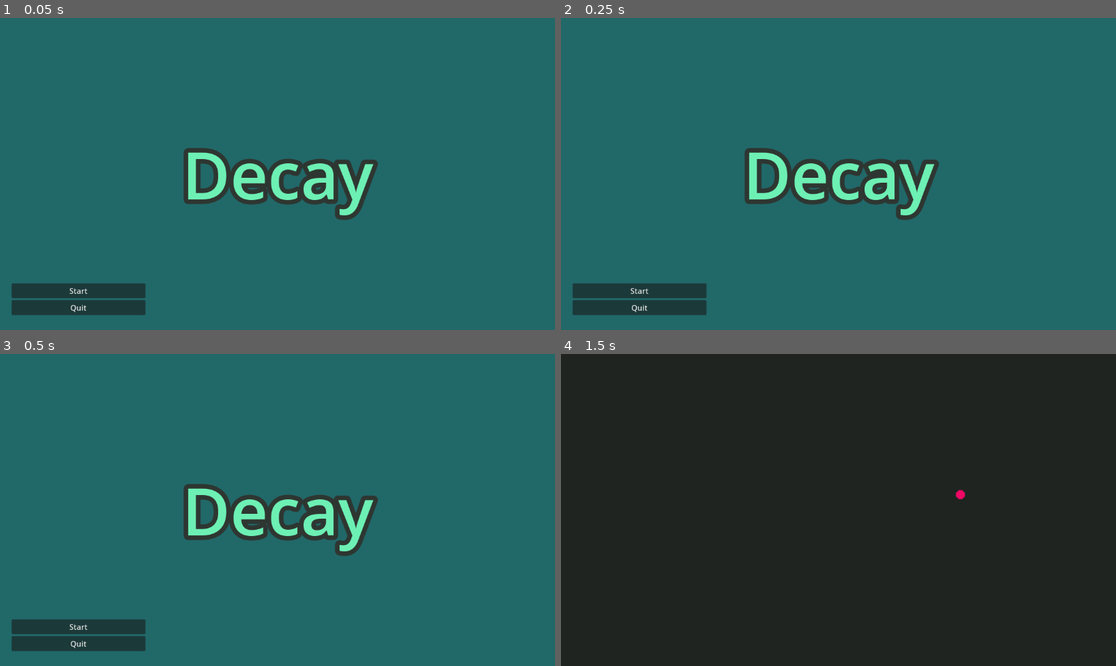
Above: before the commit, frames 1-4 (two rows, left to right).
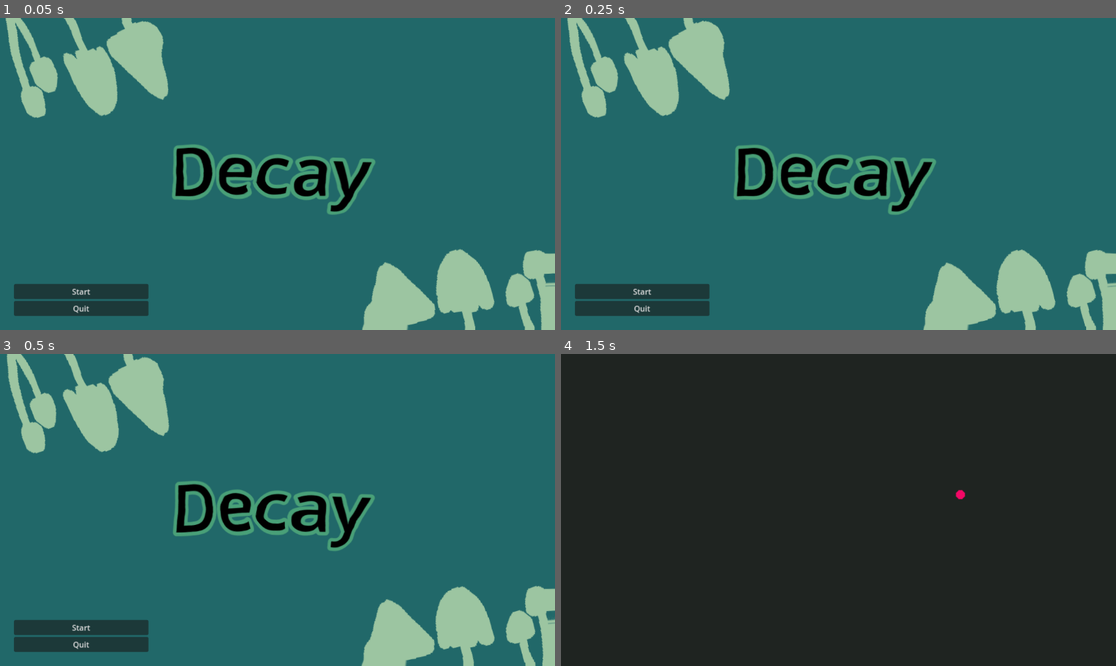
Above: after the commit, the same moments.

Repository: Alpha-Hotel/GameJamJan24
Game: Godot game, scene res://Scenes/menu.tscn
Same seed, same stepped clock (60 frames per second), same inputs: the game is played once before the commit and once after it.
Inputs (mouse positions are in pixels of both pictures, inside the frame that each line leads up to):
- Up to frame 1 (0.05 s): no input
- Up to frame 2 (0.25 s): no input
- Up to frame 3 (0.5 s): no input
- Up to frame 4 (1.5 s): click "Start" at 0.5 s; tap Enter at 1.25 s; move the mouse to (960, 494) at 1.27 s; click (960, 494) at 1.35 s

The runs differ from the first frame. In frame 1, 16% of the frame differs, in the area x 1-100%, y 0-100%; in frame 2, 16%; in frame 3, 16%; in frame 4, nothing differs.

Commit message:
added cool shader effect to main menu, easily replicatable for other scenes. added some hsitty mushroom sprites that ill be remaking and making look nicer later.

Diff:
--- /dev/null
+++ b/Scenes/menu.gdshader
@@ -0,0 +1,21 @@
+shader_type canvas_item;
+
+uniform sampler2D SCREEN_TEXTURE : hint_screen_texture, filter_linear_mipmap;
+//uniform float scale : hint_range(0.1, 10) = 1.0;
+uniform sampler2D distortionTexture;
+
+void fragment() {
+
+	//vec4 pixelColor = texture(TEXTURE, UV * scale);
+	//COLOR = pixelColor;
+	//COLOR.rgb = COLOR.grb;
+	vec2 distortedUV = SCREEN_UV + texture(distortionTexture, UV).g * 0.03;
+	vec4 screenColor = texture(SCREEN_TEXTURE, distortedUV);
+	COLOR = screenColor;
+
+}
+
+//void light() {
+	// Called for every pixel for every light affecting the CanvasItem.
+	// Uncomment to replace the default light processing function with this one.
+//}
--- a/Scenes/menu.tscn
+++ b/Scenes/menu.tscn
@@ -1,62 +1,88 @@
-[gd_scene load_steps=4 format=3 uid="uid://oxau8xdy63ty"]
+[gd_scene load_steps=11 format=3 uid="uid://oxau8xdy63ty"]
 
 [ext_resource type="Script" path="res://Scenes/menu.gd" id="1_bbhou"]
+[ext_resource type="Shader" path="res://Scenes/menu.gdshader" id="1_p0jvd"]
 [ext_resource type="AudioStream" uid="uid://cei5o8xbl1buc" path="res://audio/main theme.wav" id="2_t5ueb"]
+[ext_resource type="Texture2D" uid="uid://c6v53cvyj78qo" path="res://Scenes/mushrooms_w_trans.png" id="3_p4xxn"]
+[ext_resource type="Texture2D" uid="uid://cc5xvjn1rnywc" path="res://Scenes/main menu image.png" id="4_6th6e"]
+[ext_resource type="Script" path="res://Scenes/texturelayer.gd" id="4_g2lq1"]
 
-[sub_resource type="Environment" id="Environment_pssit"]
-background_mode = 1
-background_color = Color(0.129412, 0.407843, 0.411765, 1)
-background_energy_multiplier = 1.18
-ambient_light_color = Color(1, 1, 1, 1)
-glow_enabled = true
-glow_intensity = 1.89
-glow_strength = 1.06
-glow_hdr_threshold = 1.5
+[sub_resource type="ShaderMaterial" id="ShaderMaterial_46dd8"]
+shader = ExtResource("1_p0jvd")
+
+[sub_resource type="FastNoiseLite" id="FastNoiseLite_6uui4"]
+frequency = 0.016
+fractal_octaves = 8
+fractal_lacunarity = 3.0
+fractal_weighted_strength = 1.0
+
+[sub_resource type="NoiseTexture2D" id="NoiseTexture2D_uqmnj"]
+resource_local_to_scene = true
+noise = SubResource("FastNoiseLite_6uui4")
+
+[sub_resource type="ShaderMaterial" id="ShaderMaterial_msq1n"]
+shader = ExtResource("1_p0jvd")
+shader_parameter/distortionTexture = SubResource("NoiseTexture2D_uqmnj")
 
 [node name="Menu" type="Control"]
+material = SubResource("ShaderMaterial_46dd8")
 layout_mode = 3
 anchors_preset = 15
 anchor_right = 1.0
 anchor_bottom = 1.0
 grow_horizontal = 2
 grow_vertical = 2
+scale = Vector2(1.00357, 1.0028)
 script = ExtResource("1_bbhou")
 
-[node name="WorldEnvironment" type="WorldEnvironment" parent="."]
-environment = SubResource("Environment_pssit")
-
 [node name="Label" type="Label" parent="."]
-modulate = Color(1.5, 1.5, 1.5, 1)
 layout_mode = 1
 anchors_preset = 8
 anchor_left = 0.5
 anchor_top = 0.5
 anchor_right = 0.5
 anchor_bottom = 0.5
-offset_left = -198.5
-offset_top = -93.0
-offset_right = 198.5
-offset_bottom = 93.0
+offset_left = -208.314
+offset_top = -94.6419
+offset_right = 200.686
+offset_bottom = 98.358
 grow_horizontal = 2
 grow_vertical = 2
-theme_type_variation = &"HeaderLarge"
-theme_override_colors/font_color = Color(0.286275, 0.627451, 0.470588, 1)
-theme_override_colors/font_outline_color = Color(0.121569, 0.141176, 0.129412, 1)
-theme_override_constants/outline_size = 38
-theme_override_font_sizes/font_size = 136
-text = "Decay
-"
-horizontal_alignment = 1
+theme_override_colors/font_color = Color(0, 0, 0, 1)
+theme_override_colors/font_shadow_color = Color(0.286275, 0.627451, 0.470588, 1)
+theme_override_colors/font_outline_color = Color(0.286275, 0.627451, 0.470588, 1)
+theme_override_constants/outline_size = 30
+theme_override_font_sizes/font_size = 140
+text = "Decay"
+
+[node name="Sprite2D2" type="Sprite2D" parent="."]
+position = Vector2(144.484, 21.9386)
+rotation = 2.77836
+scale = Vector2(0.603744, 1.02891)
+texture = ExtResource("3_p4xxn")
+
+[node name="Sprite2D" type="Sprite2D" parent="."]
+position = Vector2(1016.37, 667.133)
+rotation = -0.24177
+scale = Vector2(0.737179, 0.953936)
+texture = ExtResource("3_p4xxn")
+
+[node name="texturelayer" type="Sprite2D" parent="."]
+material = SubResource("ShaderMaterial_msq1n")
+position = Vector2(526.12, 315.118)
+scale = Vector2(4.84992, 5.04512)
+texture = ExtResource("4_6th6e")
+script = ExtResource("4_g2lq1")
 
 [node name="VBoxContainer" type="VBoxContainer" parent="."]
 layout_mode = 1
 anchors_preset = 2
 anchor_top = 1.0
 anchor_bottom = 1.0
-offset_left = 24.0
-offset_top = -97.0
-offset_right = 302.0
-offset_bottom = 8.0
+offset_left = 28.8967
+offset_top = -96.5434
+offset_right = 306.897
+offset_bottom = 8.4566
 grow_vertical = 0
 
 [node name="start_button" type="Button" parent="VBoxContainer"]
--- /dev/null
+++ b/Scenes/texturelayer.gd
@@ -0,0 +1,19 @@
+extends Sprite2D
+
+var d := 0.0
+var radius := 75.0
+var speed := 1.0
+
+# Called when the node enters the scene tree for the first time.
+func _ready():
+	pass # Replace with function body.
+
+
+# Called every frame. 'delta' is the elapsed time since the previous frame.
+func _process(delta: float) -> void:
+	d += delta
+
+	position = Vector2(
+		sin(d * speed) * radius,
+		cos(d * speed) * radius
+	) + Vector2(75, 75)
Binary file added: Scenes/main menu image.png
Not shown, added: Scenes/main menu image.png.import
Binary file added: Scenes/mushrooms_w_trans.png
Not shown, added: Scenes/mushrooms_w_trans.png.import
